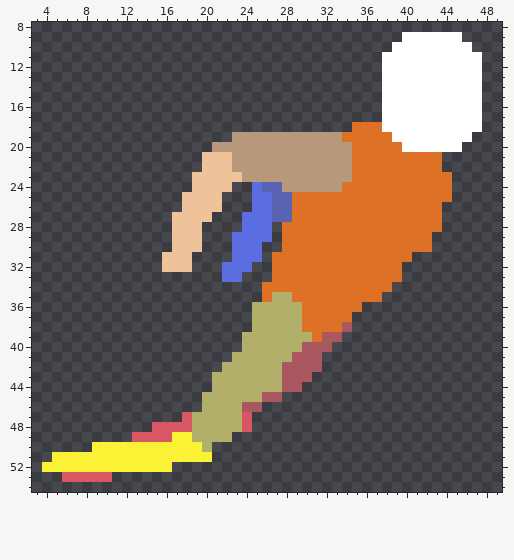
Two states of a pixel-art sprite, Assets/Art/Player/player_test-Dash.png. Above is the file before it was changed.
The file is 128x128 pixels. Shown: x 3..49, y 8..54. The old version is drawn lined up with the new one, on the new canvas.
The result:
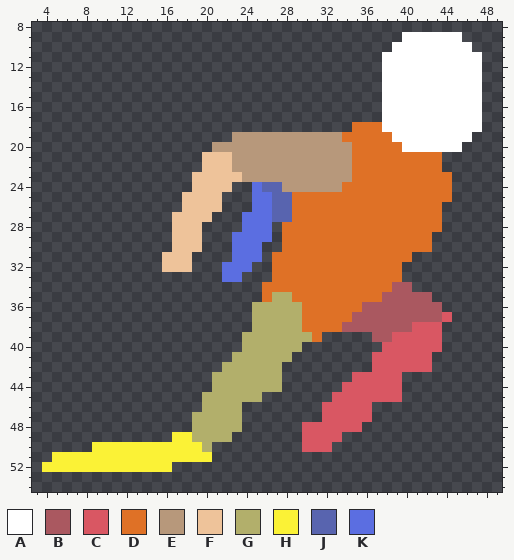
Palette (. is transparent): A #ffffff  B #aa5860  C #d95763  D #df7126  E #b7987b  F #eec39a  G #b2af6b  H #fbf236  J #5864af  K #5b6ee1
Edits made:
canvas 128x128 -> 64x64, the old top-left corner now at -32,-32 (the part of the old canvas that was cut away was empty and is not shown)
Changed rows in their new state; - is an unchanged pixel.
first column x 6:
34 ---------------------------------BB----
35 --------------------------------BBBBB--
36 ------------------------------BBBBBBBB-
37 -----------------------------BBBBBBBBBC
38 -----------------------------BBBBBBCCC-
39 --------------------------..---BBCCCCC-
40 ------------------------...-----CCCCCC-
41 -----------------------...-----CCCCCC--
42 ----------------------....-----CCCCCC--
43 ----------------------...----CCCCC-----
44 ----------------------..----CCCCCC-----
45 --------------------..-----CCCCCCC-----
46 ------------------..------CCCCC--------
47 ------------.-----.-------CCCCC--------
48 ---------....-----.-----CCCCCC---------
49 -------....-------------CCCC-----------
50 ------------------------CCC------------
53 .....----------------------------------
Changed places in both pictures, as pixel boxes (x1, y1, x2, y2):
changed: (242, 282, 452, 452)
erased: (132, 412, 192, 442)
erased: (62, 472, 112, 482)
